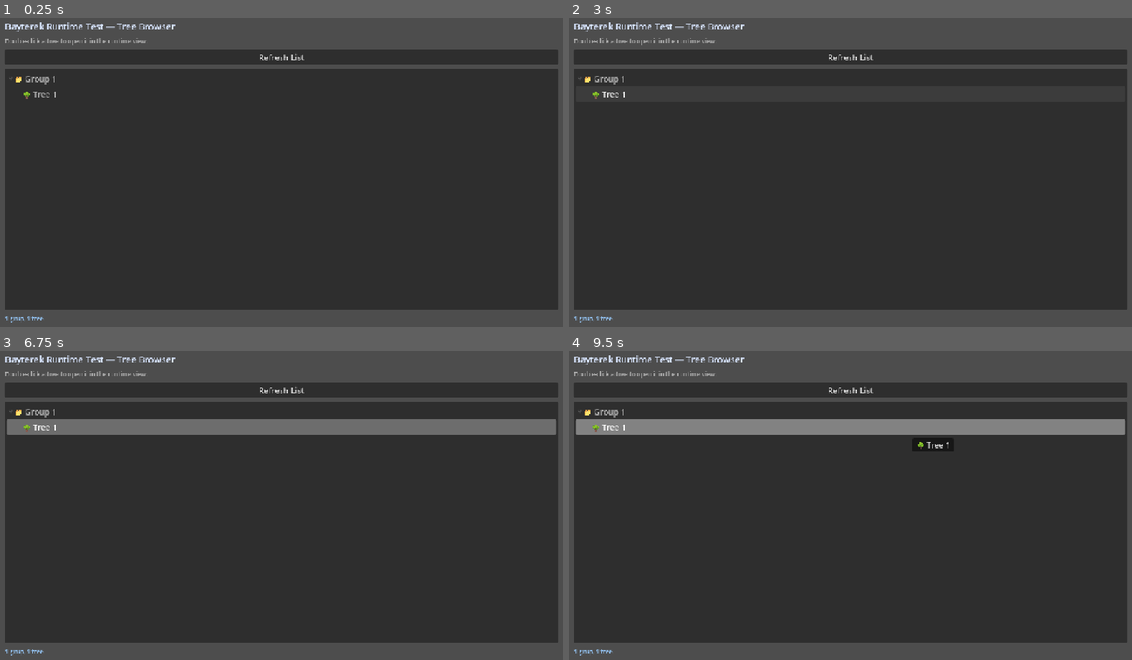
Above: before the commit, frames 1-4 (two rows, left to right).
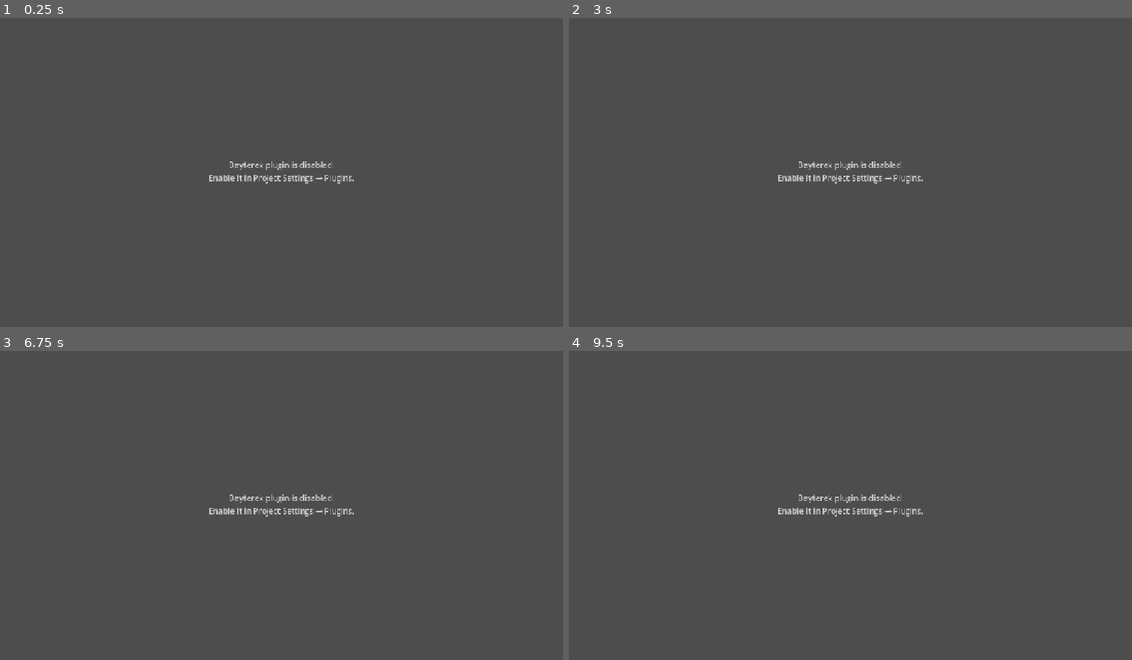
Above: after the commit, the same moments.

Repository: MuhammedTurkmen/Godot-Node-Tree-Editor
Game: Godot game, scene res://debug/scenes/test.tscn
Same seed, same stepped clock (60 frames per second), same inputs: the game is played once before the commit and once after it.
Inputs (mouse positions are in pixels of both pictures, inside the frame that each line leads up to):
- Up to frame 1 (0.25 s): no input
- Up to frame 2 (3 s): click (850, 58) at 0.5 s, where only the run before the commit has a clickable "Refresh List"; tap A at 1.25, 2, 2.75 s; move the mouse to (974, 153) at 1.27 s; hold D 1.28-2 s; tap Z at 1.35 s; click (974, 153) at 1.42 s; drag from (737, 187) to (822, 237) at 2.02 s; move the mouse to (906, 101) at 2.77 s; hold D from 2.78 s (still down); hold Ctrl from 2.78 s (still down)
- Up to frame 3 (6.75 s): release D at 3.5 s; release Ctrl at 3.5 s; tap A at 3.5, 4.25, 5 s; drag from (253, 570) to (106, 456) at 3.52 s; move the mouse to (456, 551) at 4.27 s; hold S 4.28-5 s; hold Shift 4.28-5 s; drag from (106, 456) to (197, 425) at 5.02 s; move the mouse to (309, 505) at 5.77 s; hold S 5.78-6.5 s; tap Enter at 5.85 s; click (309, 505) at 5.92 s; drag from (197, 425) to (168, 520) at 6.52 s
- Up to frame 4 (9.5 s): move the mouse to (974, 486) at 7.27 s; hold D 7.28-8 s; tap Z at 7.35 s; drag from (737, 520) to (822, 570) at 8.02 s; move the mouse to (906, 434) at 8.77 s; hold S from 8.78 s (still down); hold Ctrl from 8.78 s (still down)

The runs differ from the first frame. In frame 1, 82% of the frame differs, in the area x 0-100%, y 1-99%; in frame 2, 77%; in frame 3, 82%; in frame 4, 82%.

Commit message:
node tree editor: attributes>name textarea cursor bug solved

Diff:
--- a/bayterek_data/group_1/group_1.tres
+++ /dev/null
@@ -1,10 +0,0 @@
-[gd_resource type="Resource" script_class="BayterekGroup" format=3 uid="uid://cj6kbjo5j6pqj"]
-
-[ext_resource type="Script" uid="uid://cv2pfk4jn6sim" path="res://addons/bayterek/scripts/resources/bayterek_group.gd" id="1_fhiwe"]
-[ext_resource type="Script" uid="uid://c7f580sw7db7" path="res://addons/bayterek/scripts/resources/bayterek_tree.gd" id="2_8p1sp"]
-[ext_resource type="Resource" uid="uid://dpct2yoh4f760" path="res://bayterek_data/group_1/tree_1.tres" id="3_8p1sp"]
-
-[resource]
-script = ExtResource("1_fhiwe")
-name = "Group 1"
-trees = Array[ExtResource("2_8p1sp")]([ExtResource("3_8p1sp")])
--- a/bayterek_data/group_1/tree_1.tres
+++ /dev/null
@@ -1,47 +0,0 @@
-[gd_resource type="Resource" script_class="BayterekTree" format=3 uid="uid://dpct2yoh4f760"]
-
-[ext_resource type="Script" uid="uid://coud0luk3tb2i" path="res://addons/bayterek/scripts/resources/bayterek_node.gd" id="1_d7nu5"]
-[ext_resource type="Script" uid="uid://hqjiiihenipg" path="res://addons/bayterek/scripts/resources/bayterek_attribute.gd" id="1_y2ort"]
-[ext_resource type="Script" uid="uid://c7f580sw7db7" path="res://addons/bayterek/scripts/resources/bayterek_tree.gd" id="2_y2ort"]
-
-[sub_resource type="Resource" id="Resource_p7r5a"]
-script = ExtResource("1_y2ort")
-id = "new_attribute"
-name = "New Attribute"
-effect = "Effect #"
-value_count = 1
-
-[sub_resource type="Resource" id="Resource_y2ort"]
-script = ExtResource("1_y2ort")
-id = "new_attribute_2"
-name = "ine"
-effect = "Effect #kkklkl"
-value_count = 1
-
-[resource]
-script = ExtResource("2_y2ort")
-id = "tree_1"
-name = "Tree 1"
-bg_color = Color(0, 0, 0, 1)
-id_counter = 9
-icon_sizes = {
-0: Vector2(0, 0),
-1: Vector2(0, 0),
-2: Vector2(0, 0)
-}
-icons = {
-0: null,
-1: null,
-2: null
-}
-node_size = {
-0: Vector2(27, 27),
-1: Vector2(48, 48),
-2: Vector2(64, 64)
-}
-attributes = {
-"new_attribute": SubResource("Resource_p7r5a"),
-"new_attribute_2": SubResource("Resource_y2ort")
-}
-hierarchy_split_offset = -378
-prefabs_split_offset = 259
--- a/bayterek_data/registry.tres
+++ /dev/null
@@ -1,9 +0,0 @@
-[gd_resource type="Resource" script_class="BayterekRegistry" format=3 uid="uid://br6vfu5bwvn2p"]
-
-[ext_resource type="Script" uid="uid://cv2pfk4jn6sim" path="res://addons/bayterek/scripts/resources/bayterek_group.gd" id="1_xygjl"]
-[ext_resource type="Resource" uid="uid://cj6kbjo5j6pqj" path="res://bayterek_data/group_1/group_1.tres" id="2_bpaod"]
-[ext_resource type="Script" uid="uid://h4hgkvn6o0fm" path="res://addons/bayterek/scripts/resources/bayterek_registry.gd" id="2_prq1v"]
-
-[resource]
-script = ExtResource("2_prq1v")
-groups = Array[ExtResource("1_xygjl")]([ExtResource("2_bpaod")])
--- a/project.godot
+++ b/project.godot
@@ -15,11 +15,6 @@
 config/features=PackedStringArray("4.7", "Forward Plus")
 config/icon="res://assets/icon.svg"
 
-[autoload]
-
-BayterekLoader="*uid://nkd7mhbs2vhv"
-BayterekSerializer="*uid://bncb0tmve5k7w"
-
 [debug]
 
 file_logging/enable_file_logging=true
@@ -35,7 +30,7 @@
 
 [editor_plugins]
 
-enabled=PackedStringArray("res://addons/bayterek/plugin.cfg", "res://addons/file_exporter/plugin.cfg")
+enabled=PackedStringArray("res://addons/file_exporter/plugin.cfg")
 
 [physics]
 
Not shown, changed: addons/bayterek/scripts/editor/bayterek_attributes_editor.gd
Not shown, changed: bugs.md
